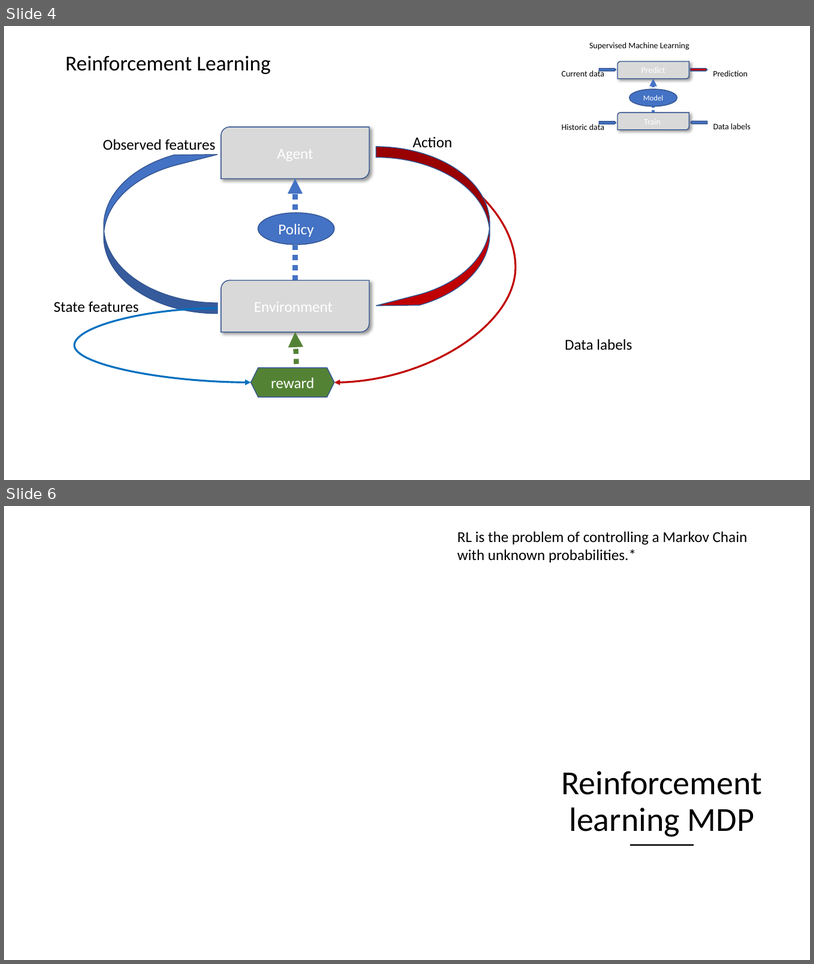
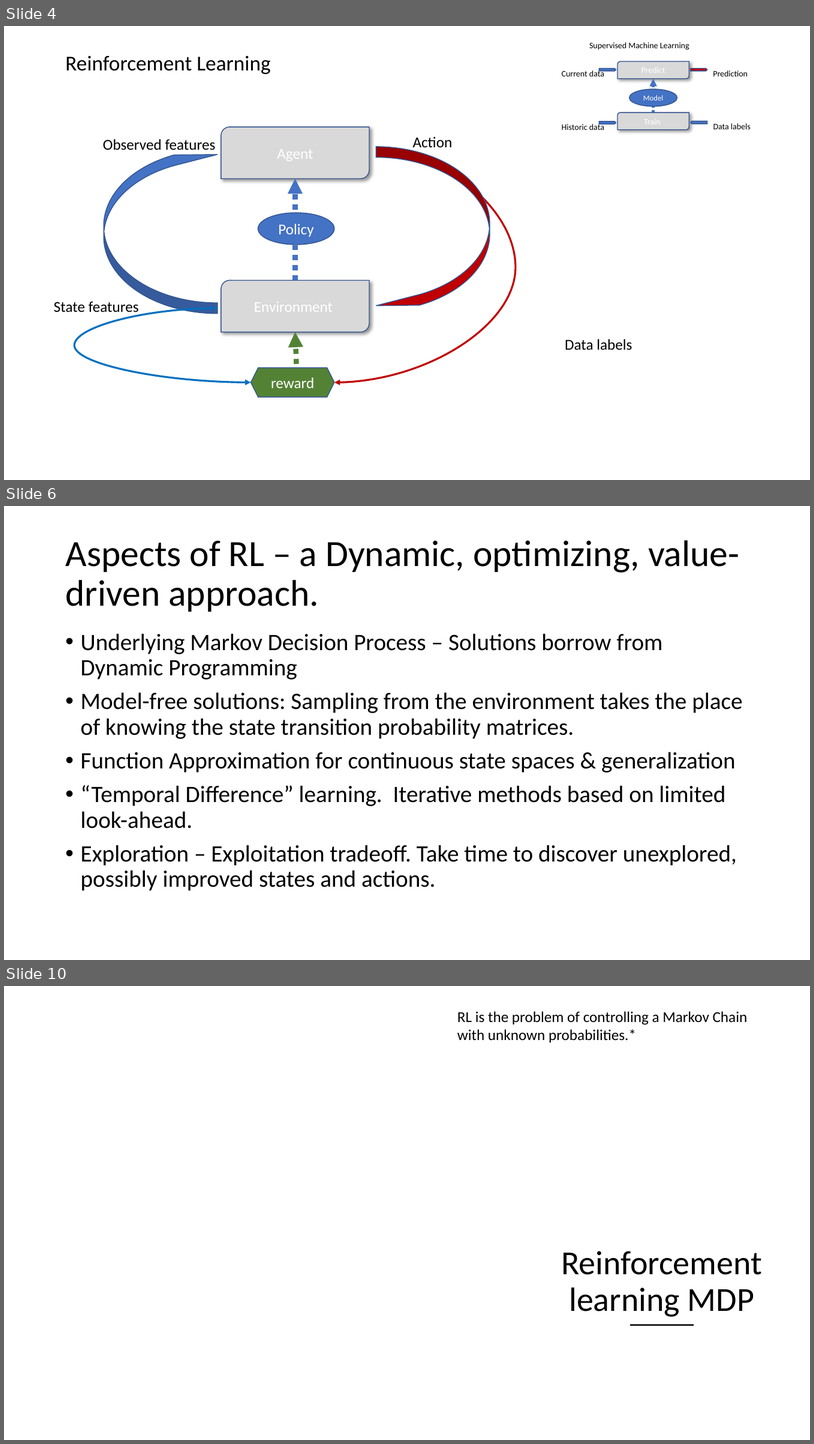
Before and after one commit to microsoft/ICSE2019, a slide deck: Rlearning/RL_ICSE.pptx. Shown one above the other, each under a label of ours: slides 4 and 6 before the commit, slides 4, 6 and 10 after it; the slides between them are not shown. The pictures are 814x964 and 814x1444 pixels, drawn with LibreOffice and Linux fonts; fonts in the diff are those of the drawing; background and template pictures are left out. Boxes give left, top, right and bottom in pixels: in the first picture for what was removed or moved away, otherwise in the second. Text is boxed around its words. In the diff, an @@ line names an element or a change of style, - is before the commit and + after.

```diff
--- a/Rlearning/RL_ICSE.pptx
+++ b/Rlearning/RL_ICSE.pptx
@@ slide 6 added at [4,506,810,960], background #FFFFFF @@
@@ title added at [65,540,740,612], 44 pt, text #000000 @@
+Aspects of RL – a Dynamic, optimizing, value-driven approach.
@@ text added at [81,633,743,891], 28 pt, text #000000 @@
+• Underlying Markov Decision Process – Solutions borrow from Dynamic Programming
+• Model-free solutions: Sampling from the environment takes the place of knowing the state transition probability matrices.
+• Function Approximation for continuous state spaces & generalization
+• “Temporal Difference” learning. Iterative methods based on limited look-ahead.
+• Exploration – Exploitation tradeoff. Take time to discover unexplored, possibly improved states and actions.
@@ what was slide 6 is now slide 10 @@
```
Also in this commit, not shown: 2 slides changed, 8 other slides added, 1 slide removed, 5 other files.
